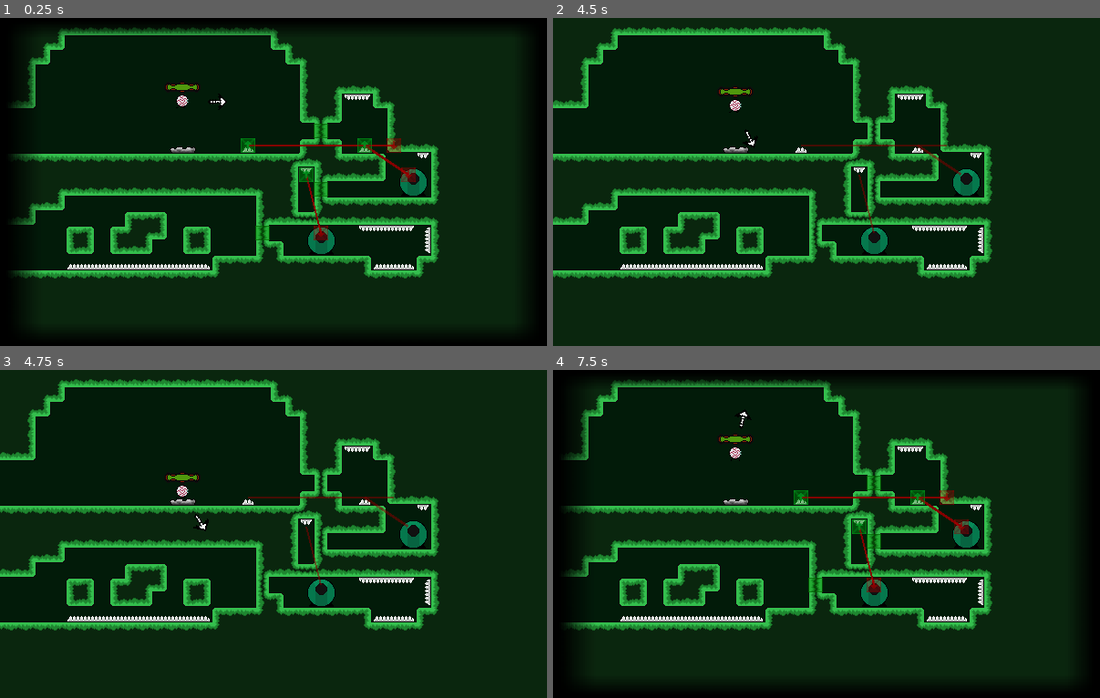
Above: before the commit, frames 1-4 (two rows, left to right).
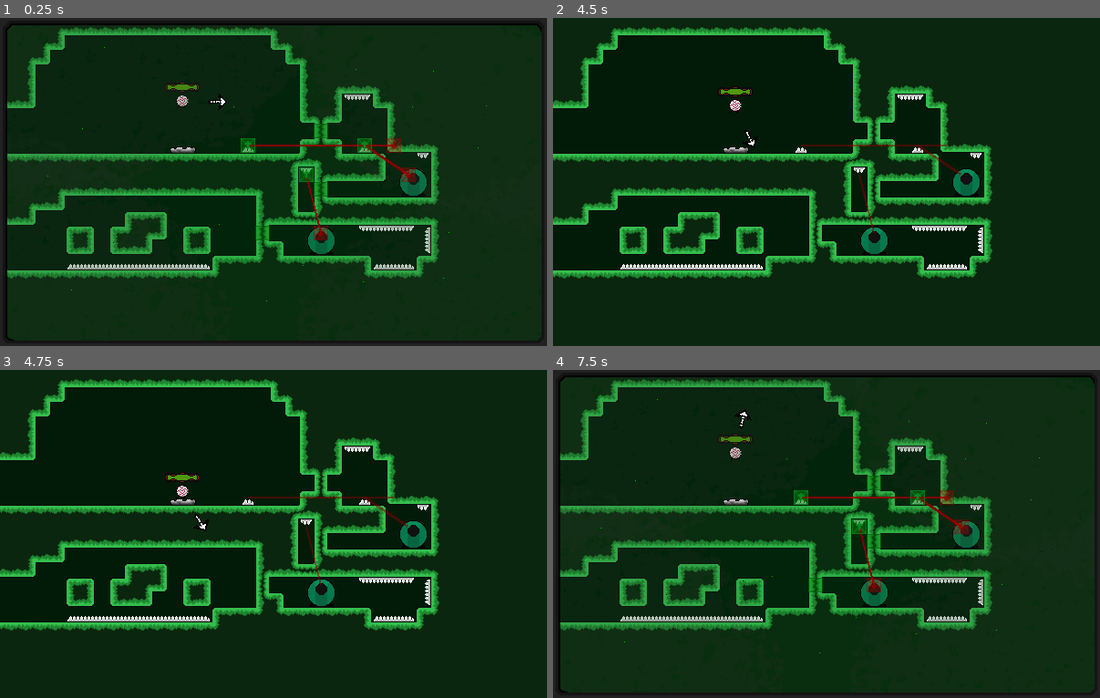
Above: after the commit, the same moments.

Repository: epimetheusgames/EyeSore
Game: Godot game, scene res://Levels/ExamplePuzzleLevel.tscn
Two runs of this game, one before a commit and one after it. Both use one fixed random seed, a clock stepped at 60 frames per second and the inputs below. This scene is started directly instead of the project's main scene.
Inputs (mouse positions are in pixels of both pictures, inside the frame that each line leads up to):
- Up to frame 1 (0.25 s): no input
- Up to frame 2 (4.5 s): click (799, 152) at 0.52 s; click (946, 145) at 1.27 s; tap Enter (ui_accept) at 2, 2.27, 2.75, 3.02, 3.5, 4.25 s; move the mouse to (946, 165) at 2.02 s; hold Up (Just_Arrowkey_Up) 2.03-3.53 s; click (946, 165) at 2.1 s; move the mouse to (717, 198) at 2.77 s; right-click (717, 198) at 2.85 s; move the mouse to (881, 109) at 3.52 s; hold Down (Just_Arrowkey_Down) 3.53-4.28 s; tap Alt (self_destruct) at 3.6 s; move the mouse to (799, 247) at 4.27 s; hold Up (Just_Arrowkey_Up) from 4.28 s (still down); tap E (switch_wire_ui) at 4.35 s
- Up to frame 3 (4.75 s): keep holding Up (Just_Arrowkey_Up); tap Enter (ui_accept) at 4.52 s
- Up to frame 4 (7.5 s): move the mouse to (990, 583) at 5.02 s; click (990, 583) at 5.1 s; tap Enter (ui_accept) at 5.27, 5.75, 6.02, 6.5 s; move the mouse to (662, 484) at 5.77 s; release Up (Just_Arrowkey_Up) at 5.78 s; hold Down (Just_Arrowkey_Down) 5.78-6.53 s; right-click (662, 484) at 5.85 s; move the mouse to (853, 534) at 6.52 s; hold Up (Just_Arrowkey_Up) 6.53-7.28 s; tap Alt (self_destruct) at 6.6 s; move the mouse to (744, 452) at 7.27 s; hold Down (Just_Arrowkey_Down) from 7.28 s (still down); tap E (switch_wire_ui) at 7.35 s

The runs differ from the first frame. In frame 1, 16% of the frame differs, in the area x 0-100%, y 0-100%; in frame 2, nothing differs; in frame 3, nothing differs; in frame 4, 16%.
Error in both runs: Attempt to call function 'play' in base 'null instance' on a null instance. (res://Player.gd:184)

Commit message:
Made better overlay

Diff:
--- a/OGPC_Project_Native_Directory/Levels/ExamplePuzzleLevel.tscn
+++ b/OGPC_Project_Native_Directory/Levels/ExamplePuzzleLevel.tscn
@@ -93,7 +93,6 @@
 
 [node name="WireUIBox" parent="Save_Functionality" instance=ExtResource( 3 )]
 position = Vector2( 100, 80 )
-scale = Vector2( 2.34375, 1.40625 )
 
 [node name="Camera2D" type="Camera2D" parent="Save_Functionality"]
 offset = Vector2( 100, 80 )
--- a/OGPC_Project_Native_Directory/WireUIBox.tscn
+++ b/OGPC_Project_Native_Directory/WireUIBox.tscn
@@ -4,5 +4,4 @@
 
 [node name="ShadowBackground" type="Sprite"]
 position = Vector2( -1, -11 )
-scale = Vector2( 1.03906, 1 )
 texture = ExtResource( 1 )
Binary file changed: OGPC_Project_Native_Directory/Shadow_Background.png
